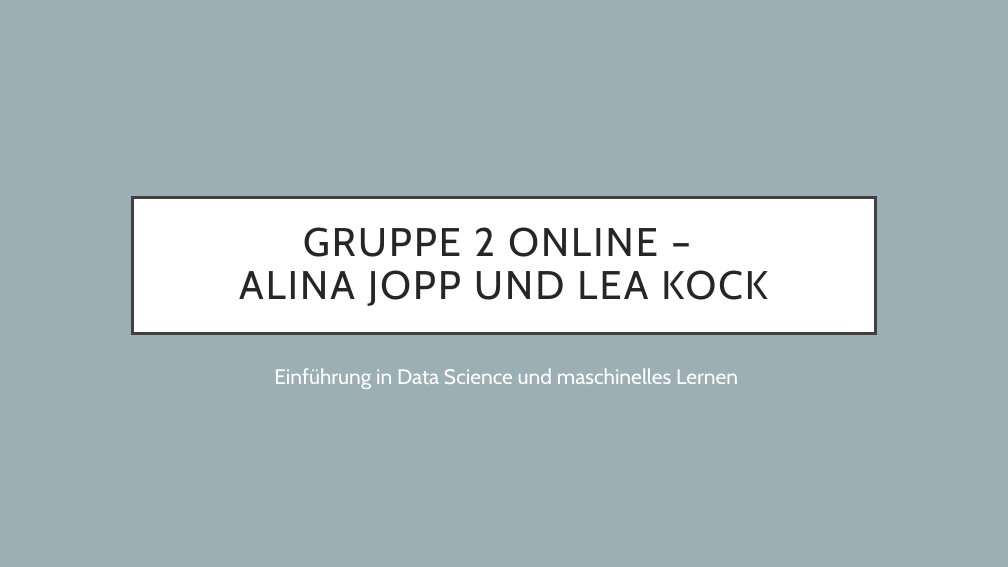
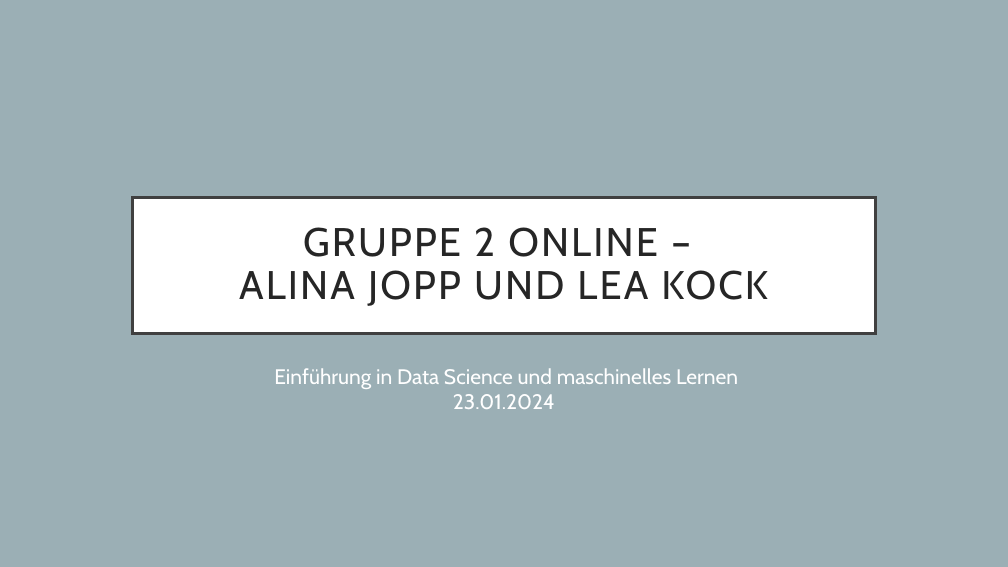
Before and after one commit to Tasinger/gruppe-2-projekt, a slide deck: slide 1 of Präsentation Gruppe 2.pptx. Drawn at 1008x567 pixels with LibreOffice and Linux fonts; fonts in the diff are those of the drawing. Boxes give left, top, right and bottom in pixels: in the first picture for what was removed or moved away, otherwise in the second. Text is boxed around its words. In the diff, an @@ line names an element or a change of style, - is before the commit and + after.

```diff
--- a/Präsentation Gruppe 2.pptx
+++ b/Präsentation Gruppe 2.pptx
@@ subtitle at [274,368,738,409]: text changed @@
-Einführung in Data Science und maschinelles Lernen
+Einführung in Data Science und maschinelles Lernen
+23.01.2024
```
Also in this commit, not shown: 2 other slides changed, 1 other file.
